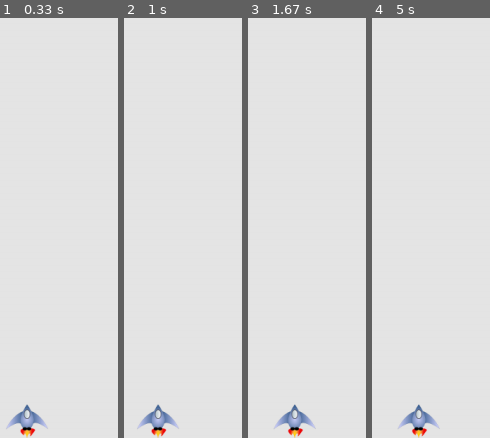
Above: before the commit, frames 1-4 (left to right).
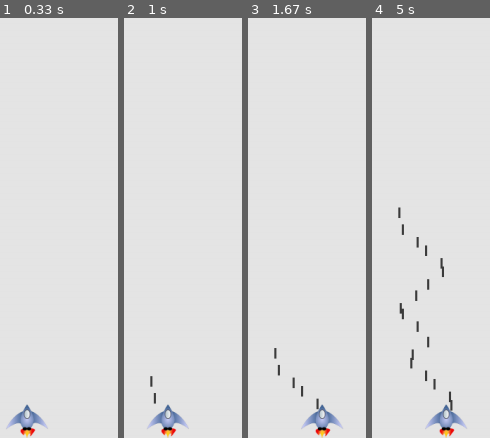
Above: after the commit, the same moments.

Repository: chetanvirmani/pyGame
Game: pygame game, started from Game.py
The game is run twice, just before and just after one commit, with the same random seed, the same clock (stepped at 60 frames per second) and the same inputs.
Inputs:
- Up to frame 1 (0.33 s): no input
- Up to frame 2 (1 s): tap Space at 0.33, 0.73 s; hold Right from 0.67 s (still down)
- Up to frame 3 (1.67 s): tap Space at 1.03, 1.23, 1.53 s; release Right at 1.13 s; hold Right 1.17-1.63 s
- Up to frame 4 (5 s): hold Left 1.67-2.2 s; tap Space at 1.73, 2.03, 2.3, 2.6, 2.73, 3.03, 3.4, 3.7, 3.9, 4.2, 4.4, 4.7, 4.9 s; hold Left 2.23-2.63 s; hold Right 2.67-3.3 s; hold Left 3.33-3.8 s; hold Right 3.83-4.3 s; hold Right 4.33-4.8 s; hold Left from 4.83 s (still down)

Frame 1 is identical in both runs. In frame 2, 1.7% of the frame differs, in the area x 11-56%, y 85-100%; in frame 3, 2.4%; in frame 4, 3.1%, in the area x 22-81%, y 45-100%.

Commit message:
worked on shooting bullets

Diff:
--- a/alien_invasion.py
+++ b/alien_invasion.py
@@ -2,7 +2,7 @@
 import pygame
 from settings import settings
 from ship import Ship
-
+from bullets import Bullet
 
 
 class alienInvasion:
@@ -14,14 +14,17 @@
 
         # pygame.display.set_mode() is a surface - a surface is a part of screen where the game elements will be displayed
         self.screen = pygame.display.set_mode((0,0),pygame.FULLSCREEN)
-        self.settings.screen_width = self.screen.get_rect().width
+        self.settings.screen_width = self.screen.get_rect().width #by doing this we are disregarding the settings, and just going for full screen
         self.settings.screen_height = self.screen.get_rect().height
+        self.bg_color = (self.settings.bg_color)
 
         pygame.display.set_caption("Alien Invasion")
 
         self.ship = Ship(self) #Create an instance of the ship after the screen has been created
+        self.bullets = pygame.sprite.Group()
 
-        self.bg_color = (self.settings.bg_color)
+
+
 
 
 
@@ -31,6 +34,7 @@
 
             self.checkEvents()
             self.ship.update()
+            self.bullets.update() #calling the update function in bullets
             self.updateScreen()
 
 
@@ -49,10 +53,15 @@
 
 
     def updateScreen(self):
-
         self.screen.fill(self.settings.bg_color)
         self.ship.blitme() #Ship appears on top of the background
+
+        for bullet in self.bullets.sprites():
+            bullet.drawBullet()
+
         pygame.display.flip() #makes the most recently drawn screen visible, so in the while loop it continously displays the results of events
+
+
 
     def checkKeydownEvents (self, event):
         if event.key == pygame.K_RIGHT: #Checking for the key type
@@ -61,6 +70,8 @@
             self.ship.movingLeft = True
         elif event.key == pygame.K_q:
             sys.exit()
+        elif event.key == pygame.K_SPACE:
+            self.fireBullet()
 
 
     def checkKeyupEvents (self, event):
@@ -68,3 +79,7 @@
             self.ship.movingRight = False
         elif event.key == pygame.K_LEFT:
             self.ship.movingLeft = False
+
+    def fireBullet(self):
+        newBullet = Bullet(self)
+        self.bullets.add(newBullet)
--- /dev/null
+++ b/bullets.py
@@ -0,0 +1,22 @@
+import pygame
+from pygame.sprite import Sprite
+
+class Bullet(Sprite):
+
+    def __init__(self, aiGame):
+
+        super().__init__() #A bit confused about super and sprite
+        self.screen = aiGame.screen
+        self.settings = aiGame.settings
+        self.color = aiGame.settings.bulletColor
+
+        self.rect = pygame.Rect(0,0,self.settings.bulletWidth,self.settings.bulletHeight)
+        self.rect.midtop = aiGame.ship.rect.midtop
+        self.y = float(self.rect.y)
+
+    def update (self):
+        self.y -= self.settings.bulletSpeed #we subtract value from y to make it seem like the bullet is going upwards
+        self.rect.y = self.y #the higher the speed, the faster the number will subtract
+
+    def drawBullet (self):
+        pygame.draw.rect(self.screen,self.color, self.rect)
--- a/settings.py
+++ b/settings.py
@@ -4,4 +4,10 @@
         self.screen_width = 500
         self.screen_height = 500
         self.bg_color = (230,230,230)
-        self.shipSpeed = 0.5
+        self.shipSpeed = 1.2
+
+        #Bullet settings
+        self.bulletSpeed = 1.0
+        self.bulletWidth = 3
+        self.bulletHeight = 15
+        self.bulletColor = (60,60,60)
